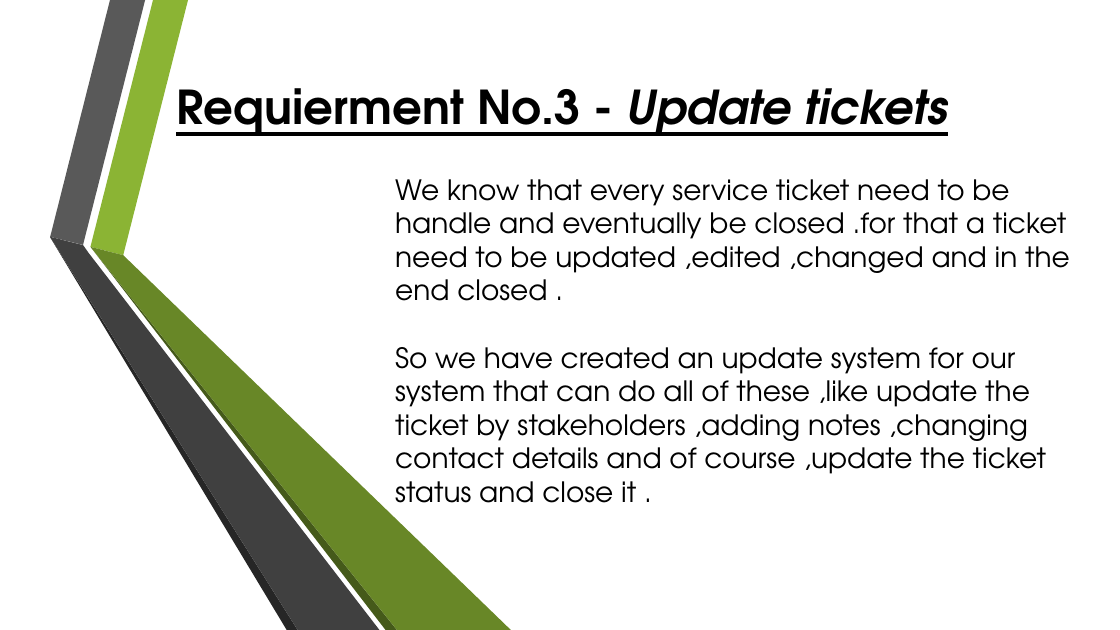
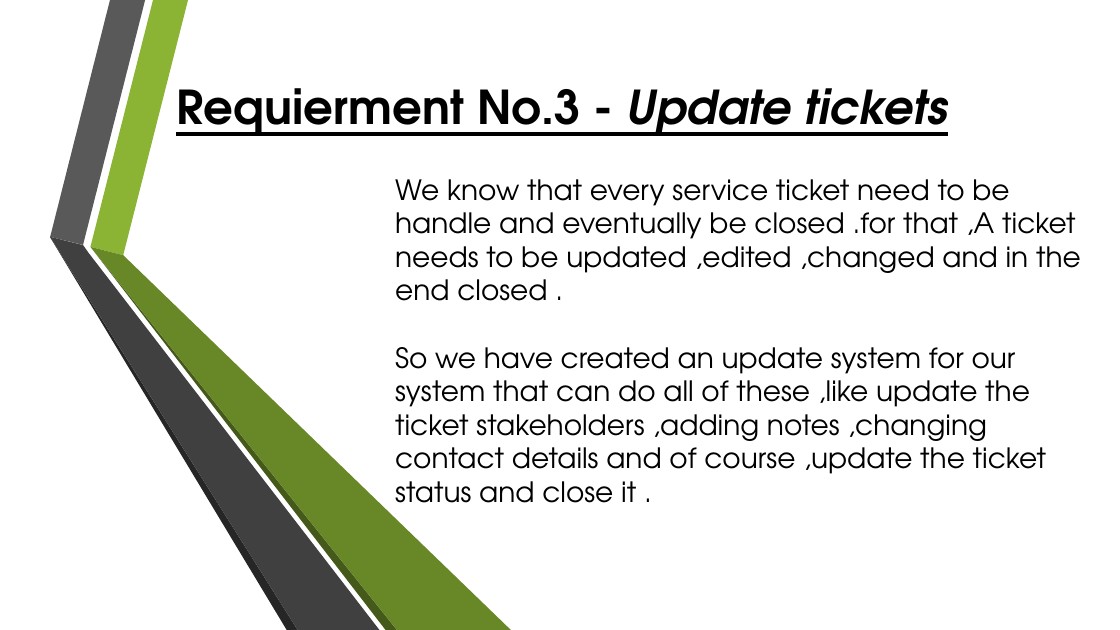
Before and after one commit to SCE-SWE-2018-G3/ticket-management-system, a slide deck: slide 7 of Presentation/TicketMan®.pptx. Drawn at 1120x630 pixels with LibreOffice and Linux fonts; fonts in the diff are those of the drawing; background and template pictures are left out. Boxes give left, top, right and bottom in pixels: in the first picture for what was removed or moved away, otherwise in the second. Text is boxed around its words. In the diff, an @@ line names an element or a change of style, - is before the commit and + after.

```diff
--- a/Presentation/TicketMan®.pptx
+++ b/Presentation/TicketMan®.pptx
@@ text at (395,179,1081,503): text changed @@
-We know that every service ticket need to be handle and eventually be closed .for that a ticket need to be updated ,edited ,changed and in the end closed .
-So we have created an update system for our system that can do all of these ,like update the ticket by stakeholders ,adding notes ,changing contact details and of course ,update the ticket status and close it .
+We know that every service ticket need to be handle and eventually be closed .for that ,A ticket needs to be updated ,edited ,changed and in the end closed .
+So we have created an update system for our system that can do all of these ,like update the ticket stakeholders ,adding notes ,changing contact details and of course ,update the ticket status and close it .
```
Also in this commit, not shown: 8 other slides changed, 1 other file.
